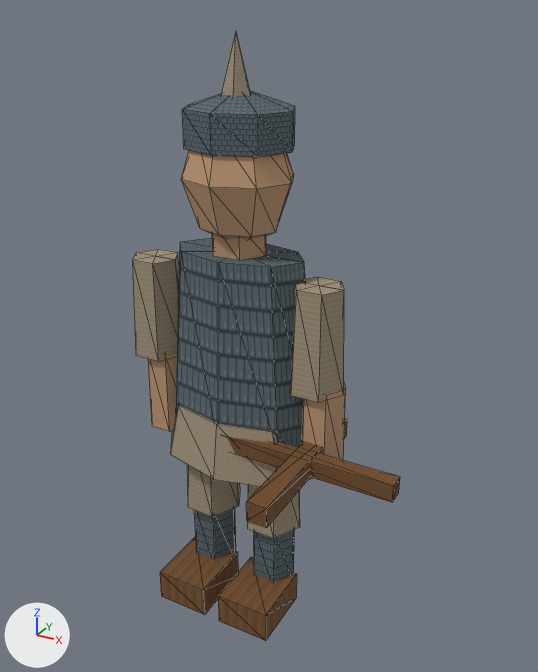
What one commit did to the glTF model app/src/main/assets/3d/field/unit-CROSSBOW-lod1.glb.
Before and after are seen from a 50 mm lens placed at (0.269, -0.444, 0.461), pointed at (0.042, -0.032, 0.254). Arrows for +X, +Y and +Z are at lower left; the lights stay in place. The picture after the commit comes second. Mesh edges are drawn as thin lines. Vertices at exactly the same position are counted once.
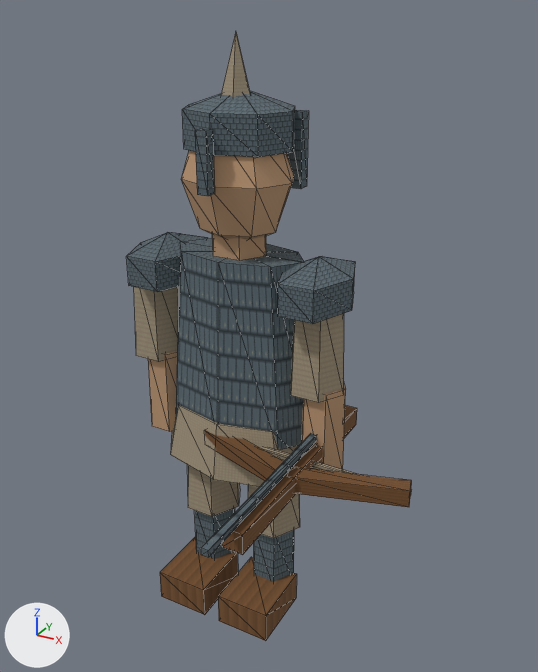
The change in detail:
me_mesh_0 is used by ob_mesh_0; location (0.0, 0.0, 0.0).
me_mesh_0 had 285 vertices, 367 faces and spanned x -0.098..0.14, y -0.1..0.044, z 0.0..0.448.
me_mesh_0 now has 381 vertices, 491 faces and spans x -0.098..0.152, y -0.16..0.05, z 0.0..0.448.
me_mesh_0 part 1: the loose piece of 8 vertices spanning x 0.007..0.051, y -0.054..0.0, z 0.0..0.026 is copied, and the copy is scaled about its middle by (0.273, 0.185, 2), then moved by (0.002, 0.055, 0.358); it spans x 0.025..0.037, y 0.023..0.033, z 0.345..0.397.
me_mesh_0 part 2: the loose piece of 8 vertices spanning x -0.051..-0.007, y -0.054..0.0, z 0.0..0.026 is copied, and the copy is scaled about its middle by (0.182, 0.148, 1.58), then moved by (0.029, -0.014, 0.357); it spans x -0.004..0.004, y -0.045..-0.037, z 0.35..0.391.
me_mesh_0 part 3: the loose piece of 8 vertices spanning x 0.062..0.078, y -0.1..0.03, z 0.153..0.168 is scaled about its middle by (1, 1.38, 1), then moved by (0.0, -0.005, 0.0).
me_mesh_0 part 4: the loose piece of 8 vertices spanning x 0.0..0.14, y -0.036..-0.023, z 0.154..0.167 is scaled about its middle by (1.14, 0.308, 0.308).
me_mesh_0 part 5: the loose piece of 8 vertices spanning x 0.062..0.078, y -0.1..0.03, z 0.153..0.168 is copied, and the copy is scaled about its middle by (0.333, 1.23, 0.333), then moved by (0.0, -0.045, 0.013); it spans x 0.068..0.072, y -0.16..0.0, z 0.17..0.176.
me_mesh_0 part 6: a new loose piece of 24 vertices spanning x -0.089..-0.037, y -0.034..0.034, z 0.26..0.306, in mat_material_0.
me_mesh_0 part 7: a new loose piece of 24 vertices spanning x 0.037..0.089, y -0.034..0.034, z 0.26..0.306, in mat_material_0.
Part 8, on me_mesh_0:
8 vertices are added at x -0.012..0.152, y -0.061..-0.024, z 0.154.
8 new vertices lie (0.0, 0.0, 0.013) away from vertices in x -0.012..0.152, y -0.061..-0.024, z 0.154.
20 new faces join them.
Other edits to the shape of me_mesh_0 do not show in these pictures.

Where the change shows, as pixel boxes [x1, y1, x2, y2] in the pictures (538 x 672 px; the box of a moved part takes in the faces that stretch with it):
'Mesh_0', reshaped (7% wider)
    before: [133, 32, 400, 641]
    after: [127, 32, 412, 641]
part 1 of me_mesh_0, added
    after: [287, 110, 309, 189]
part 2 of me_mesh_0, added
    after: [195, 128, 215, 196]
part 3 of me_mesh_0, moved or reshaped
    before: [246, 419, 347, 528]
    after: [222, 405, 357, 555]
part 4 of me_mesh_0, moved or reshaped
    before: [227, 437, 400, 502]
    after: [259, 447, 412, 496]
part 5 of me_mesh_0, added
    after: [201, 434, 317, 558]
part 6 of me_mesh_0, added
    after: [127, 232, 206, 292]
part 7 of me_mesh_0, added
    after: [278, 256, 355, 324]
part 8 of me_mesh_0, added (brown)
    after: [204, 430, 411, 507]
